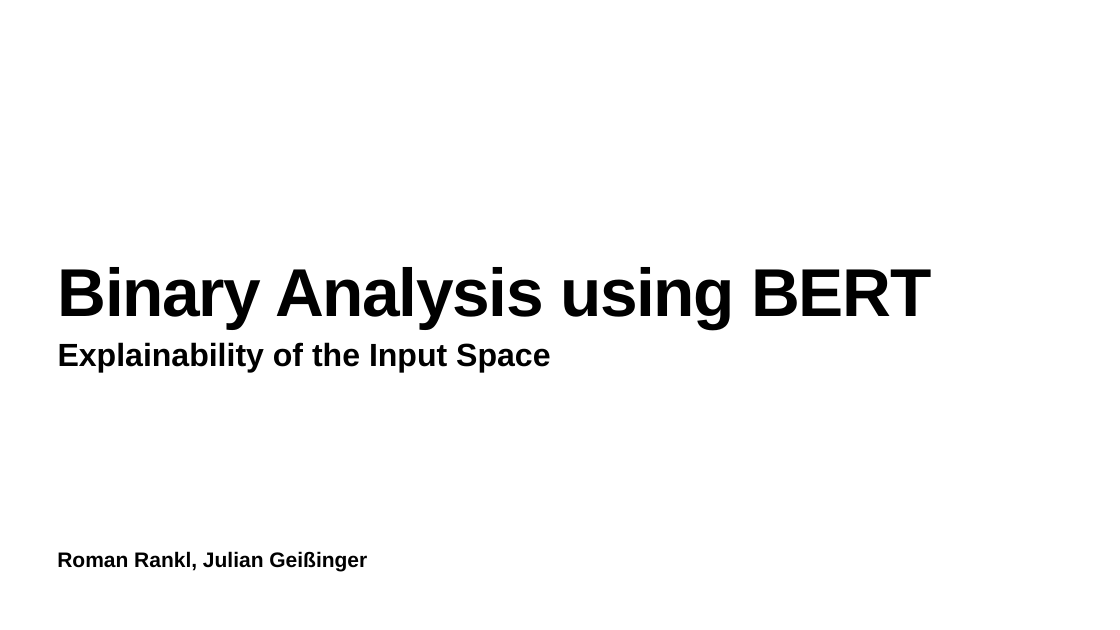
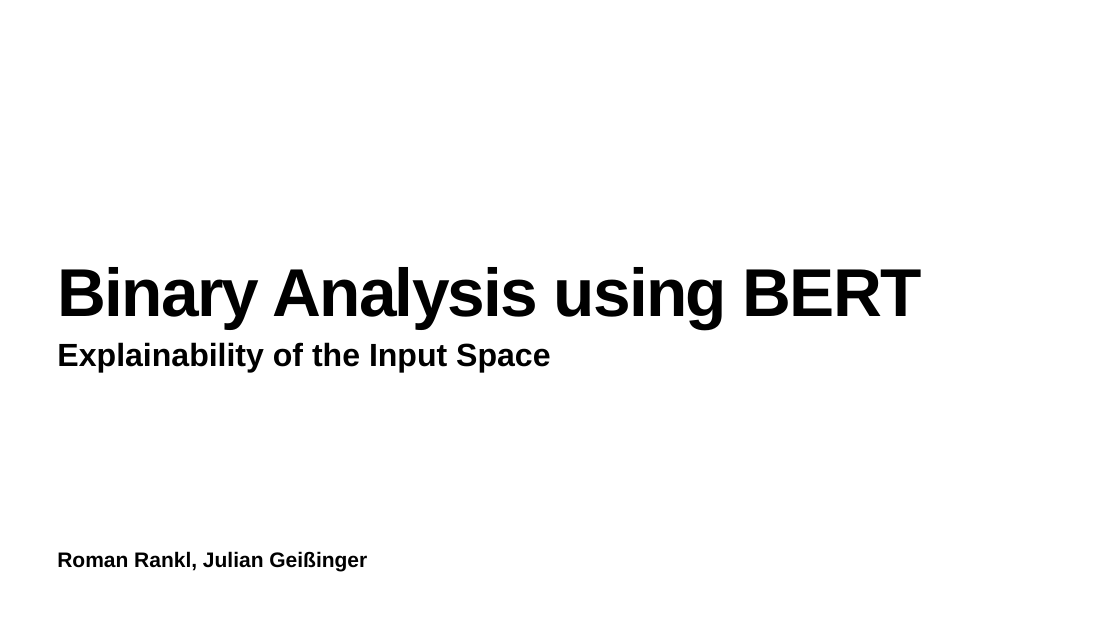
Before and after one commit to julig3ccd/BinAI, a slide deck: slide 1 of presentation/final_presentation.pptx. Drawn at 1120x630 pixels with LibreOffice and Linux fonts; fonts in the diff are those of the drawing. Boxes give left, top, right and bottom in pixels: in the first picture for what was removed or moved away, otherwise in the second. Text is boxed around its words. In the diff, an @@ line names an element or a change of style, - is before the commit and + after.

```diff
--- a/presentation/final_presentation.pptx
+++ b/presentation/final_presentation.pptx
@@ title "Binary Analysis using BERT" at bbox=[58, 267, 922, 329]: letter spacing -2.3 to -3 pt @@
```
Also in this commit, not shown: 8 other slides changed.
